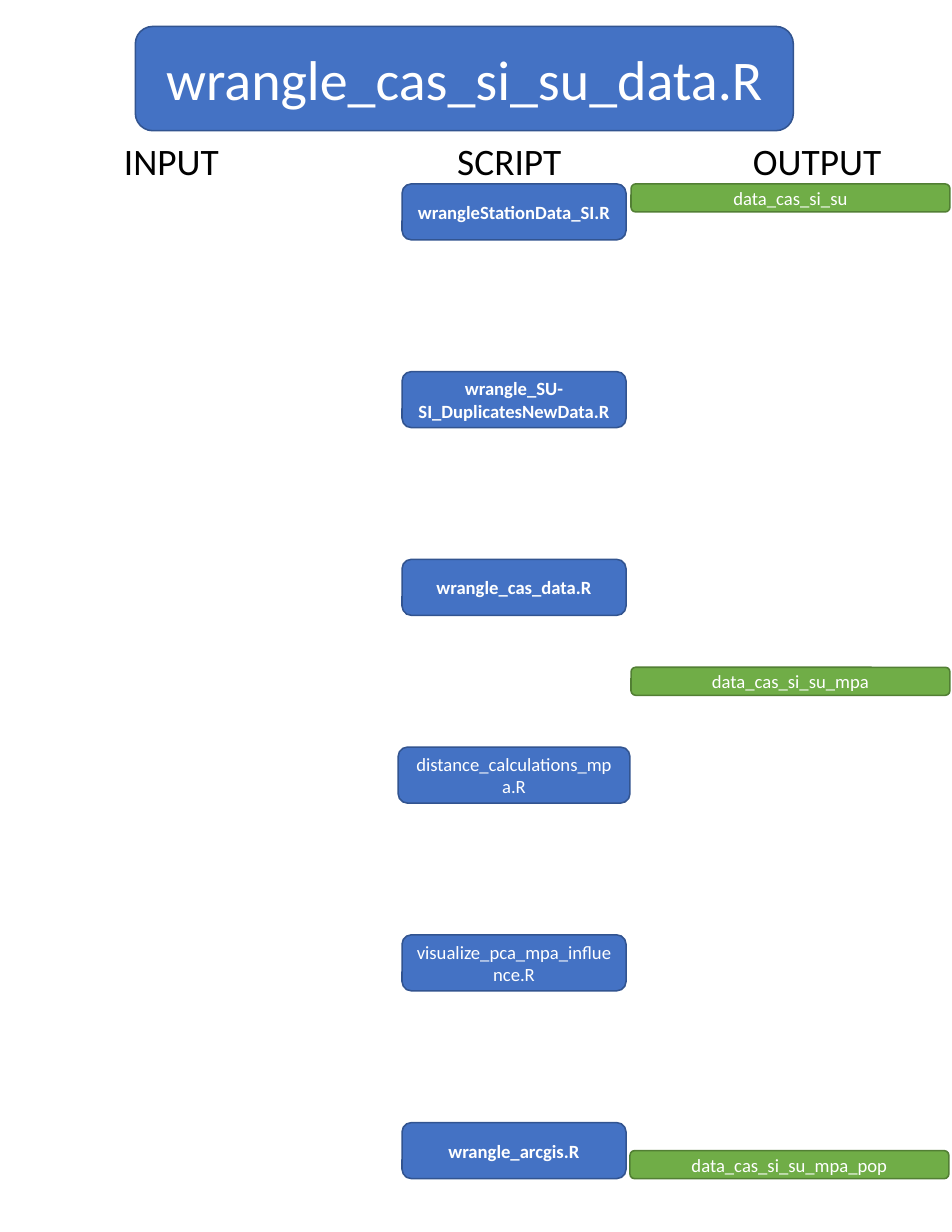
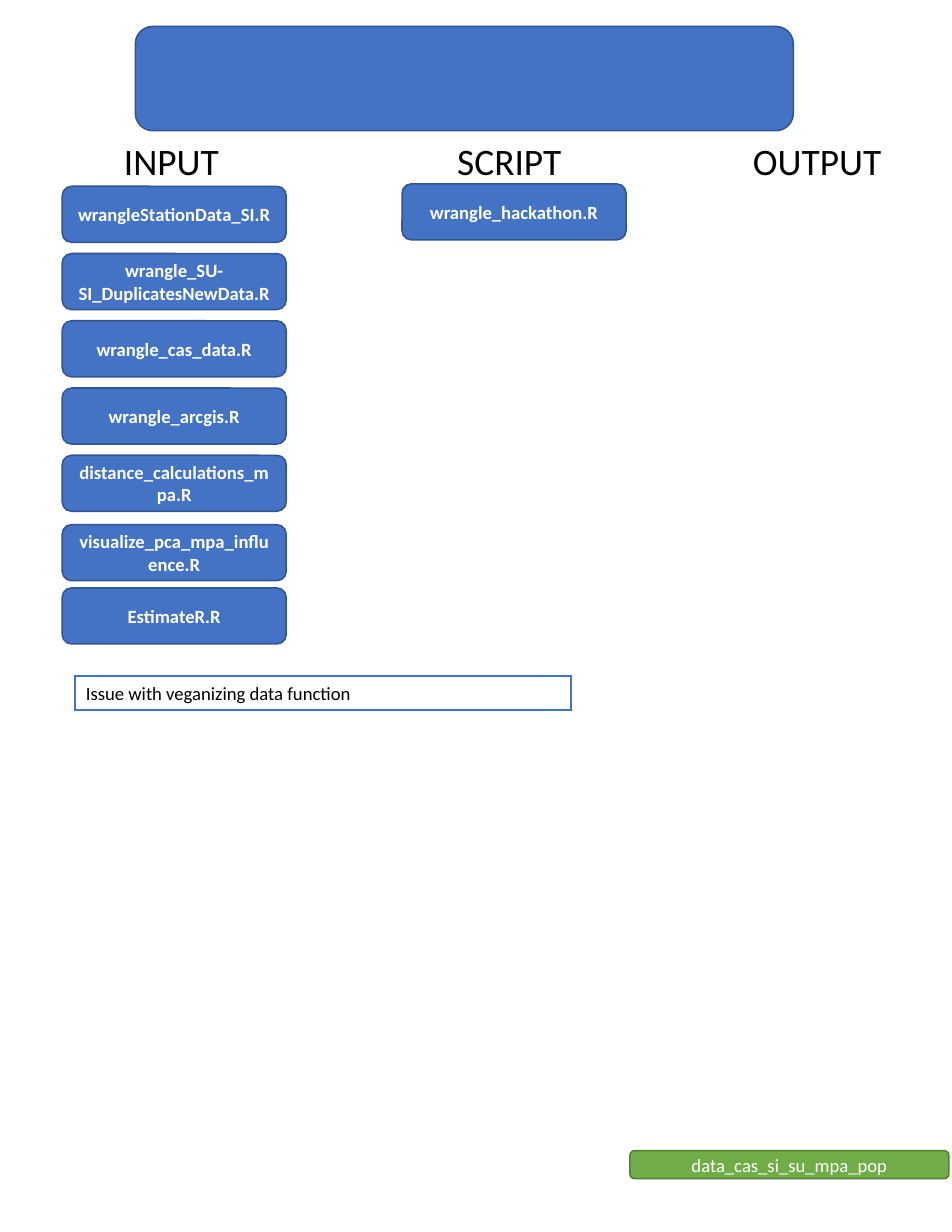
Before and after one commit to philippinespire/fish_biodiversity, a slide deck: slide 6 of scripts/flowchart_scripts.pptx (slide 4 before the commit). Drawn at 952x1232 pixels with LibreOffice and Linux fonts; fonts in the diff are those of the drawing. Boxes give left, top, right and bottom in pixels: in the first picture for what was removed or moved away, otherwise in the second. Text is boxed around its words. In the diff, an @@ line names an element or a change of style, - is before the commit and + after.

```diff
--- a/scripts/flowchart_scripts.pptx
+++ b/scripts/flowchart_scripts.pptx
@@ text in rounded rectangle at [166,61,762,110]: text removed @@
-wrangle_cas_si_su_data.R
@@ rounded rectangle "wrangleStationData_SI.R": place and size @@
-rounded rectangle "wrangleStationData_SI.R" at [631,668,950,696]
+rounded rectangle "wrangleStationData_SI.R" at [63,186,287,242]
@@ rounded rectangle "wrangleStationData_SI.R" at [63,186,287,242]: fill #70AD47 to #4472C4; outline #538035 1 pt to #325491 1 pt @@
@@ text in rounded rectangle at [78,208,270,224]: text changed; bold on @@
-data_cas_si_su_mpa
+wrangleStationData_SI.R
@@ text in rounded rectangle at [430,206,598,222]: text changed @@
-wrangleStationData_SI.R
+wrangle_hackathon.R
@@ rounded rectangle removed at [631,184,950,212] @@
-data_cas_si_su
@@ rounded rectangle "wrangle_SU-SI_DuplicatesNewData.R": place and size @@
-rounded rectangle "wrangle_SU-SI_DuplicatesNewData.R" at [402,372,626,428]
+rounded rectangle "wrangle_SU-SI_DuplicatesNewData.R" at [63,253,287,309]
@@ rounded rectangle "wrangle_cas_data.R": place and size @@
-rounded rectangle "wrangle_cas_data.R" at [402,559,626,615]
+rounded rectangle "wrangle_cas_data.R" at [63,320,287,376]
@@ rounded rectangle "wrangle_arcgis.R": place and size @@
-rounded rectangle "wrangle_arcgis.R" at [402,1122,626,1178]
+rounded rectangle "wrangle_arcgis.R" at [63,389,287,445]
@@ rounded rectangle "distance_calculations_mpa.R": place and size @@
-rounded rectangle "distance_calculations_mpa.R" at [399,747,631,803]
+rounded rectangle "distance_calculations_mpa.R" at [63,456,287,512]
@@ rounded rectangle "distance_calculations_mpa.R" at [63,456,287,512]: bold on @@
@@ rounded rectangle "visualize_pca_mpa_influence.R" at [63,524,287,580]: bold on @@
@@ rounded rectangle "visualize_pca_mpa_influence.R": place and size @@
-rounded rectangle "visualize_pca_mpa_influence.R" at [402,935,626,991]
+rounded rectangle "visualize_pca_mpa_influence.R" at [63,524,287,580]
@@ rounded rectangle added at [63,588,287,644], fill #4472C4, outline #325491 1 pt, 12 pt, text #FFFFFF, bold @@
+EstimateR.R
@@ rectangle added at [75,676,571,710], fill #FFFFFF, outline #4472C4 1 pt, 12 pt, text #000000 @@
+Issue with veganizing data function
```
Also in this commit, not shown: 3 other slides changed, 3 slides added.
